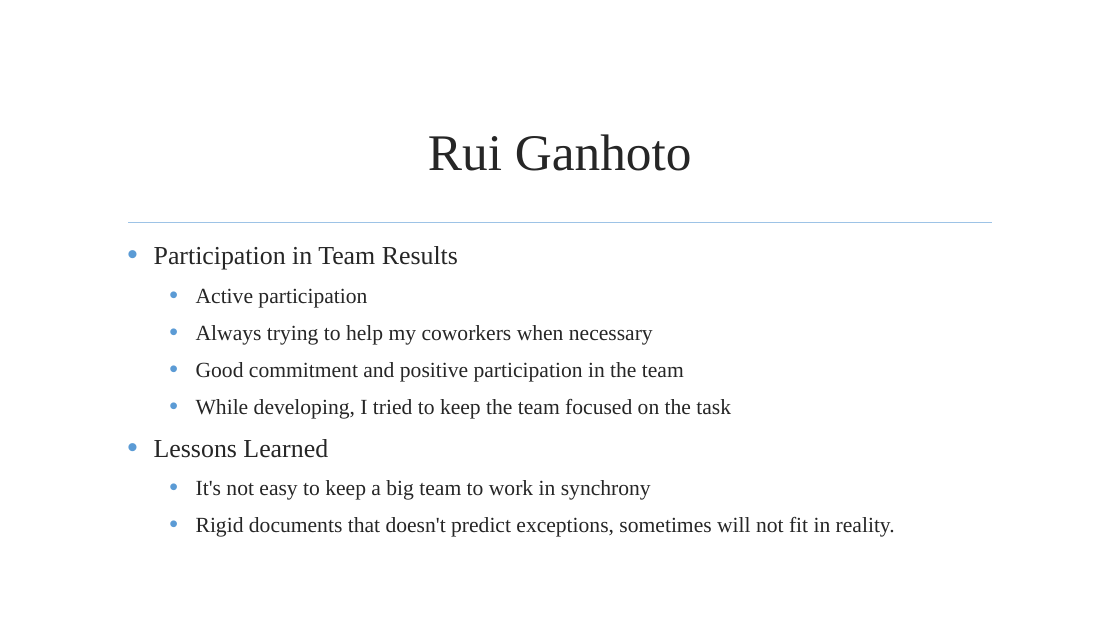
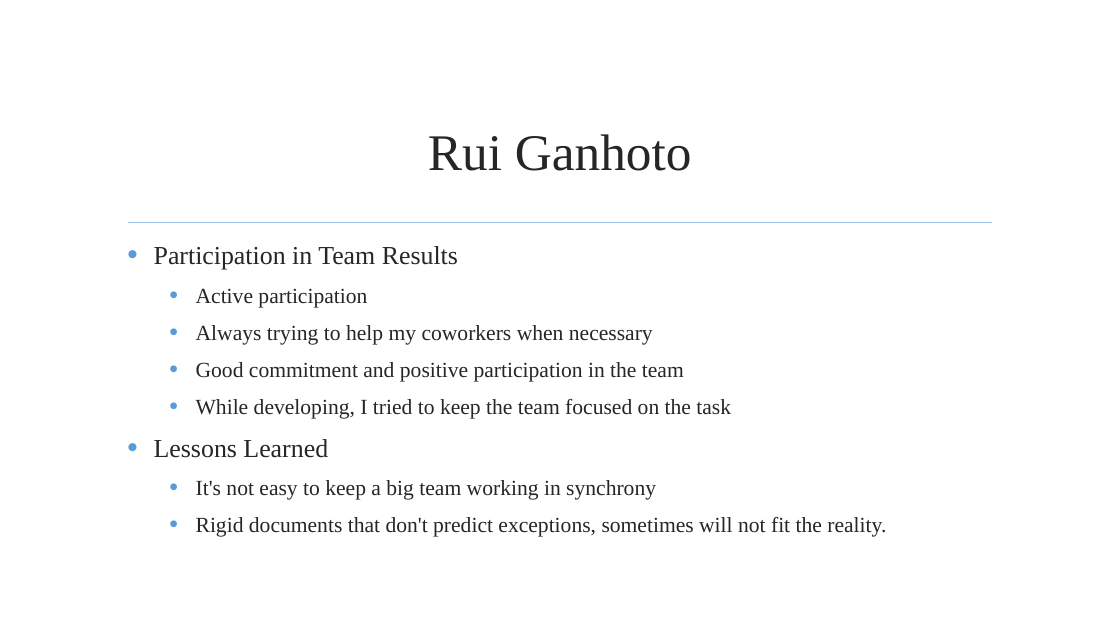
Before and after one commit to jmgirao/projetosoftware1213, a slide deck: slide 69 of Final Presentation/Presentation.pptx. Drawn at 1120x630 pixels with LibreOffice and Linux fonts; fonts in the diff are those of the drawing; background and template pictures are left out. Boxes give left, top, right and bottom in pixels: in the first picture for what was removed or moved away, otherwise in the second. Text is boxed around its words. In the diff, an @@ line names an element or a change of style, - is before the commit and + after.

```diff
--- a/Final Presentation/Presentation.pptx
+++ b/Final Presentation/Presentation.pptx
@@ text at (196,480,886,537): text changed @@
-  • It's not easy to keep a big team to work in synchrony
-  • Rigid documents that doesn't predict exceptions, sometimes will not fit in reality.
+  • It's not easy to keep a big team working in synchrony
+  • Rigid documents that don't predict exceptions, sometimes will not fit the reality.
```
Also in this commit, not shown: 14 other slides changed.
